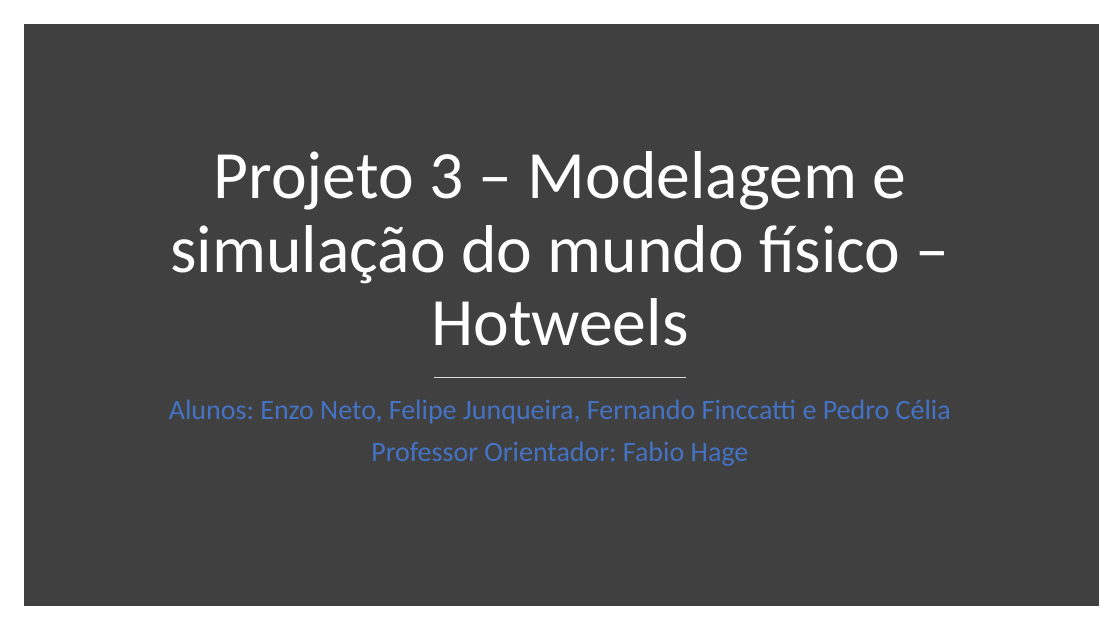
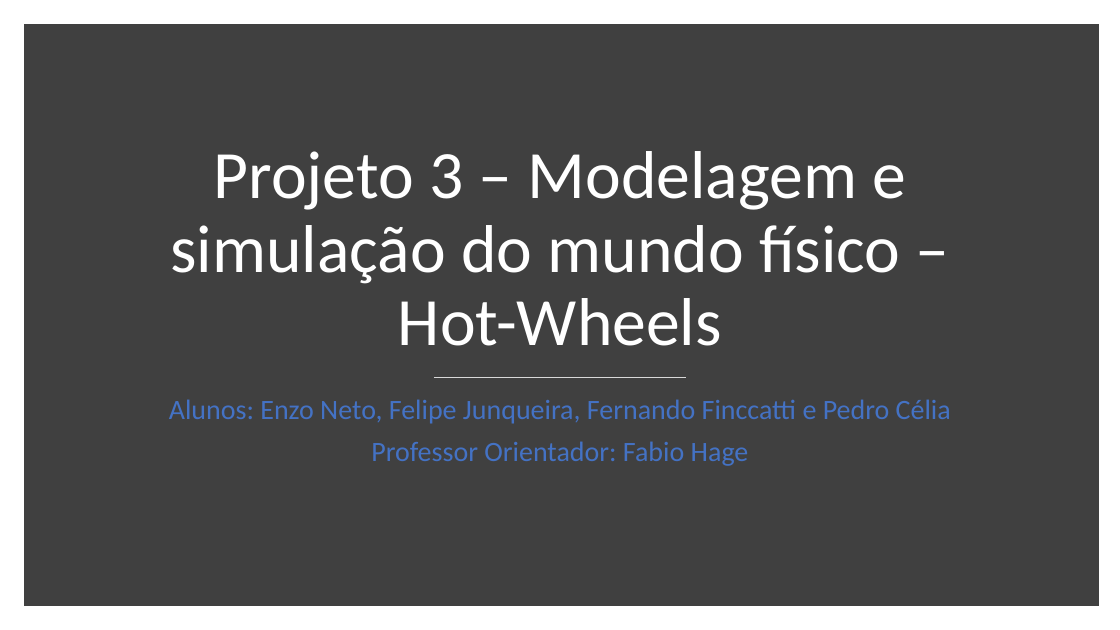
Before and after one commit to pedrocelia/Hot-Wheels, a slide deck: slide 1 of Projeto 3 – Modelagem e simulação do mundo.pptx. Drawn at 1120x630 pixels with LibreOffice and Linux fonts; fonts in the diff are those of the drawing. Boxes give left, top, right and bottom in pixels: in the first picture for what was removed or moved away, otherwise in the second. Text is boxed around its words. In the diff, an @@ line names an element or a change of style, - is before the commit and + after.

Commit message:
ppt

```diff
--- a/Projeto 3 – Modelagem e simulação do mundo.pptx
+++ b/Projeto 3 – Modelagem e simulação do mundo.pptx
@@ title at (170, 151, 906, 346): text changed @@
-Projeto 3 – Modelagem e simulação do mundo físico –
-Hotweels
+Projeto 3 – Modelagem e simulação do mundo físico –
+Hot-Wheels
```
